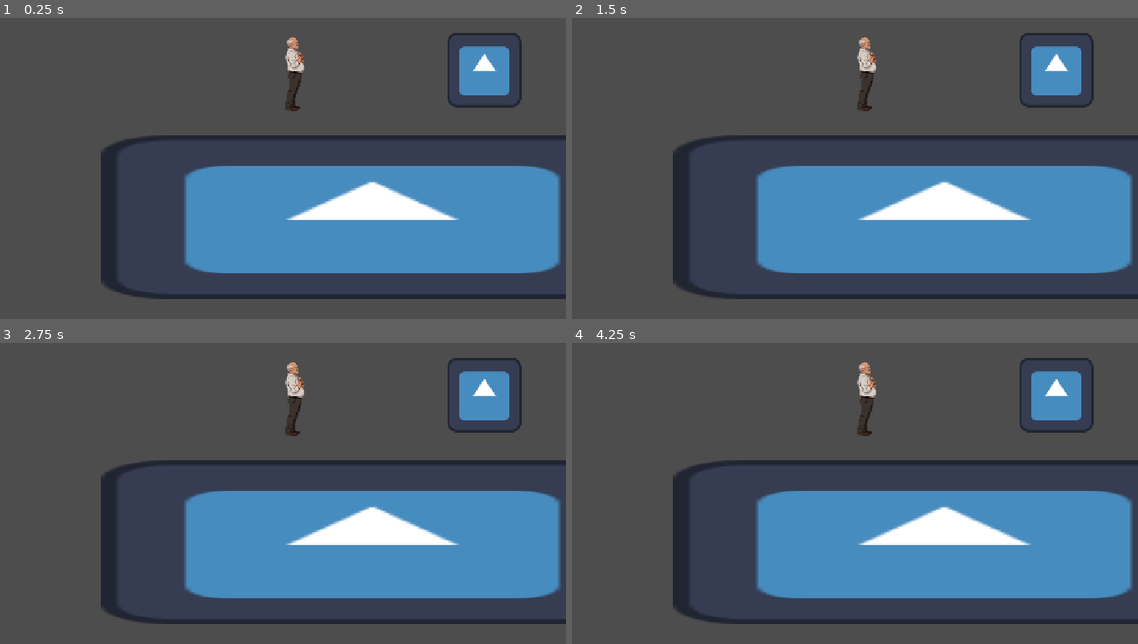
Above: before the commit, frames 1-4 (two rows, left to right).
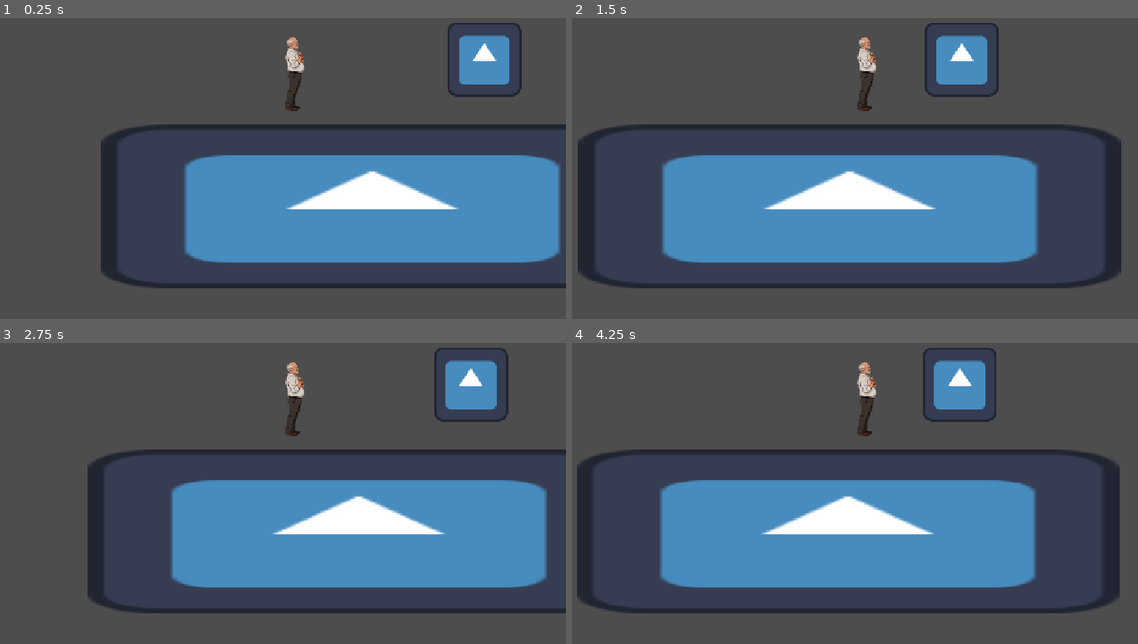
Above: after the commit, the same moments.

Repository: Ale3450/GodotCharacterTest2.0
Game: Godot game, scene res://escena.tscn
Same seed, same stepped clock (60 frames per second), same inputs: the game is played once before the commit and once after it. The engine's default icon, where the game draws it, is replaced by a stand-in: a white triangle on a blue panel in a dark square.
Inputs:
- Up to frame 1 (0.25 s): no input
- Up to frame 2 (1.5 s): tap Enter at 0.5 s; hold D (der) 0.53-1.28 s; hold Up (arriba) from 0.53 s (still down); tap D (der) at 1.35 s
- Up to frame 3 (2.75 s): tap Space (teleport) at 2, 2.1 s; release Up (arriba) at 2.03 s; hold A (izq) from 2.03 s (still down); hold D (der) from 2.03 s (still down)
- Up to frame 4 (4.25 s): release A (izq) at 2.78 s; release D (der) at 2.78 s; hold Up (arriba) from 2.78 s (still down); tap D (der) at 2.85 s; hold D (der) from 3.53 s (still down)

The runs differ from the first frame. In frame 1, 14% of the frame differs, in the area x 17-100%, y 1-94%; in frame 2, 31%; in frame 3, 18%; in frame 4, 31%, in the area x 0-100%, y 1-94%.
Error before the commit: Parse Error: Assignment is not allowed inside an expression. (res://character_body_2d.gd:32)

Commit message:
Hice un minimo cambio del cual hago commit para tenerlo en casa igual

Diff:
--- a/character_body_2d.gd
+++ b/character_body_2d.gd
@@ -29,13 +29,12 @@
 	if Input.is_action_pressed("izq") and Input.is_action_just_pressed("teleport"):
 		position.x +=-200
 
-	if dentro_del_area=true:
-		 $AnimatedSprite2D.play("die")
+	if dentro_del_area==true:
+		$AnimatedSprite2D.play("die")
 
 func _on_area_muerte_body_entered(body: Node2D) -> void:
 	print ("Entraste a la muerte")
 	dentro_del_area=true
-
 
 func _on_area_noMuerte_body_exited(body: Node2D) -> void:
 	print ("Saliste de la muerte")
